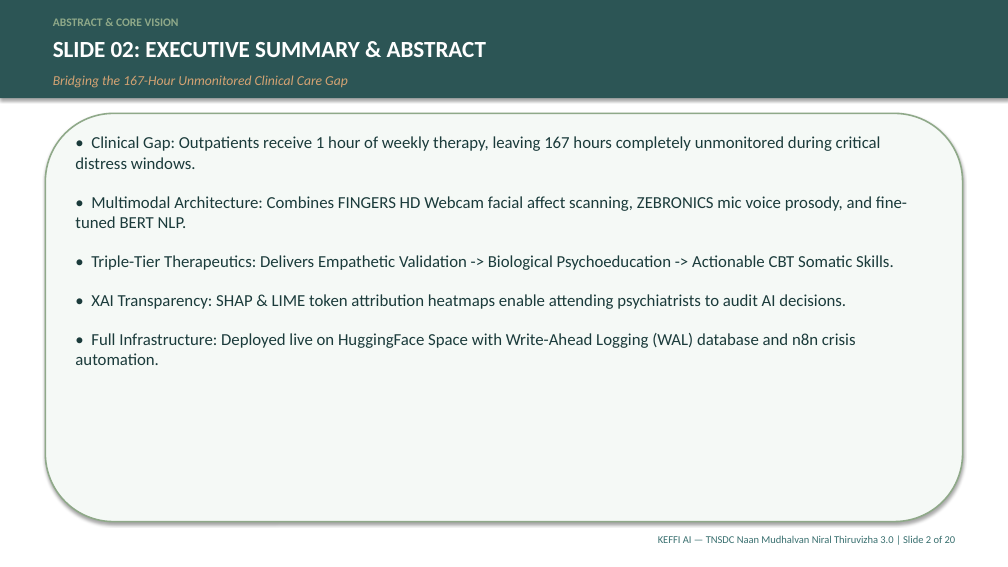
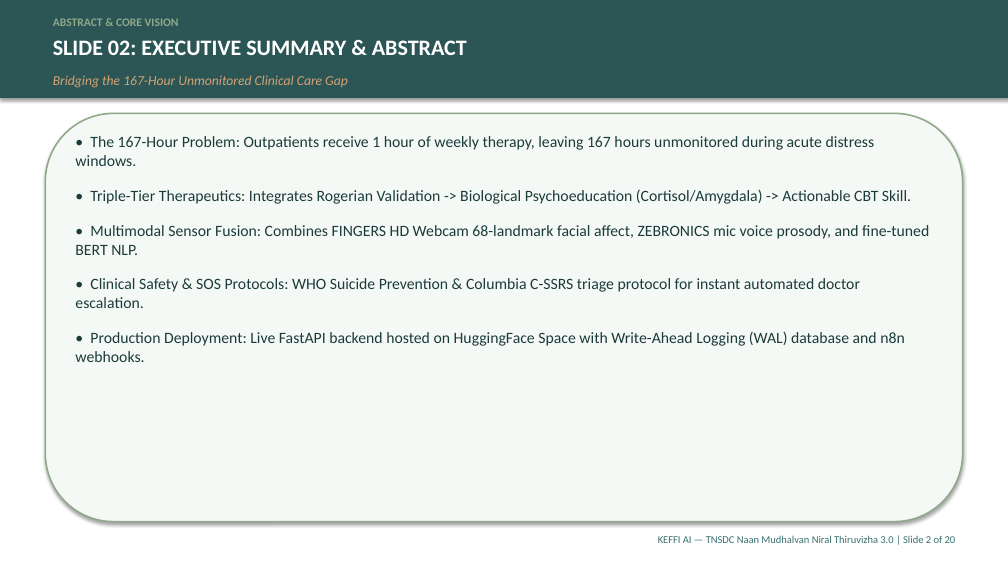
Before and after one commit to balajikrishnan031/Keffi-Test, a slide deck: slide 2 of Final_Submission_Pack/KEFFI_MASTER_20_SLIDE_PRESENTATION.pptx. Drawn at 1008x567 pixels with LibreOffice and Linux fonts; fonts in the diff are those of the drawing. Boxes give left, top, right and bottom in pixels: in the first picture for what was removed or moved away, otherwise in the second. Text is boxed around its words. In the diff, an @@ line names an element or a change of style, - is before the commit and + after.

```diff
--- a/Final_Submission_Pack/KEFFI_MASTER_20_SLIDE_PRESENTATION.pptx
+++ b/Final_Submission_Pack/KEFFI_MASTER_20_SLIDE_PRESENTATION.pptx
@@ text "SLIDE 02: EXECUTIVE SUMMARY & ..." at [53, 40, 467, 55]: size 22 to 21 pt @@
@@ text at [75, 136, 929, 362]: text changed; size 16 to 15 pt @@
-• Clinical Gap: Outpatients receive 1 hour of weekly therapy, leaving 167 hours completely unmonitored during critical distress windows.
-• Multimodal Architecture: Combines FINGERS HD Webcam facial affect scanning, ZEBRONICS mic voice prosody, and fine-tuned BERT NLP.
-• Triple-Tier Therapeutics: Delivers Empathetic Validation -> Biological Psychoeducation -> Actionable CBT Somatic Skills.
-• XAI Transparency: SHAP & LIME token attribution heatmaps enable attending psychiatrists to audit AI decisions.
-• Full Infrastructure: Deployed live on HuggingFace Space with Write-Ahead Logging (WAL) database and n8n crisis automation.
+• The 167-Hour Problem: Outpatients receive 1 hour of weekly therapy, leaving 167 hours unmonitored during acute distress windows.
+• Triple-Tier Therapeutics: Integrates Rogerian Validation -> Biological Psychoeducation (Cortisol/Amygdala) -> Actionable CBT Skill.
+• Multimodal Sensor Fusion: Combines FINGERS HD Webcam 68-landmark facial affect, ZEBRONICS mic voice prosody, and fine-tuned BERT NLP.
+• Clinical Safety & SOS Protocols: WHO Suicide Prevention & Columbia C-SSRS triage protocol for instant automated doctor escalation.
+• Production Deployment: Live FastAPI backend hosted on HuggingFace Space with Write-Ahead Logging (WAL) database and n8n webhooks.
```
Also in this commit, not shown: 19 other slides changed, 3 other files.
